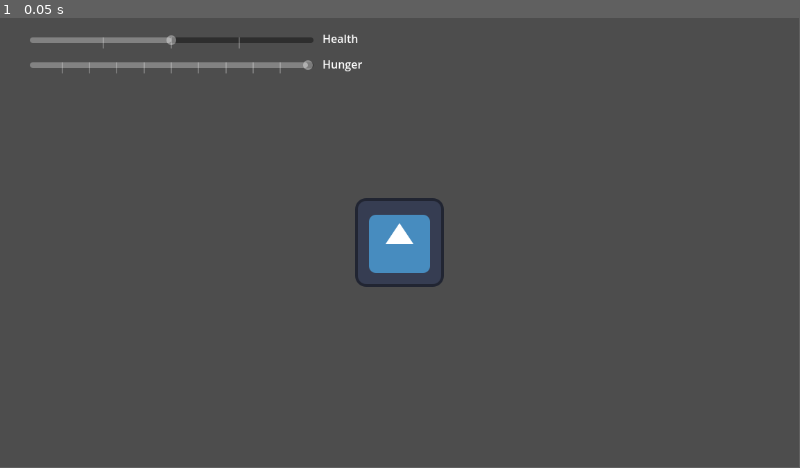
Above: before the commit, frame 1.
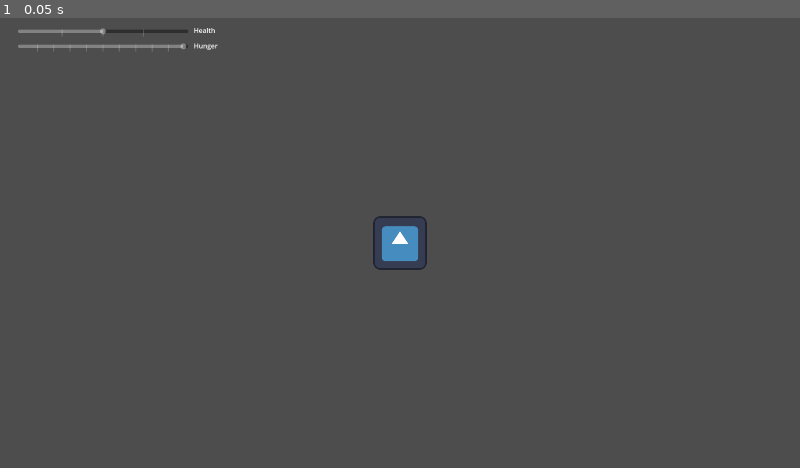
Above: after the commit, the same moment.

Repository: nialsiG/GMTK2024
Game: Godot game, scene res://scenes/world.tscn
Two runs of this game, one before a commit and one after it. Both use one fixed random seed, a clock stepped at 60 frames per second and the inputs below. The engine's default icon, where the game draws it, is replaced by a stand-in: a white triangle on a blue panel in a dark square.
Inputs:
- Up to frame 1 (0.05 s): no input
In our replay, the window is 799x449 before the commit and 800x450 after it. These sizes can differ from the game's own. Grey fills any space a smaller window leaves; there, only what the larger window draws over its background counts as a difference.

The runs differ from the first frame. In frame 1, 2.3% of the frame differs, in the area x 2-56%, y 2-60%.

Commit message:
hunger bar

Diff:
--- a/Gmtk 2024/project.godot
+++ b/Gmtk 2024/project.godot
@@ -15,6 +15,20 @@
 config/features=PackedStringArray("4.2", "GL Compatibility")
 config/icon="res://icon.svg"
 
+[display]
+
+window/size/viewport_width=1920
+window/size/viewport_height=1080
+window/stretch/mode="viewport"
+
+[input]
+
+miam={
+"deadzone": 0.5,
+"events": [Object(InputEventKey,"resource_local_to_scene":false,"resource_name":"","device":-1,"window_id":0,"alt_pressed":false,"shift_pressed":false,"ctrl_pressed":false,"meta_pressed":false,"pressed":false,"keycode":0,"physical_keycode":59,"key_label":0,"unicode":109,"echo":false,"script":null)
+]
+}
+
 [rendering]
 
 renderer/rendering_method="gl_compatibility"
--- a/Gmtk 2024/scenes/hungerbar.tscn
+++ b/Gmtk 2024/scenes/hungerbar.tscn
@@ -10,3 +10,4 @@
 scrollable = false
 tick_count = 11
 script = ExtResource("1_qx0kb")
+default_factor = 10
--- a/Gmtk 2024/scripts/hungerbar.gd
+++ b/Gmtk 2024/scripts/hungerbar.gd
@@ -1,11 +1,25 @@
 extends HSlider
 
+@export var default_factor = 1
 
-# Called when the node enters the scene tree for the first time.
+static var HUNGER_FACTOR
+static var current_hunger
+
 func _ready():
-	pass # Replace with function body.
+	if HUNGER_FACTOR == null:
+		HUNGER_FACTOR = default_factor
+	if current_hunger == null:
+		current_hunger = value
 
+func _process(delta):
+	current_hunger -= delta * HUNGER_FACTOR
+	value = current_hunger
+	# debug eat
+	if Input.is_action_just_pressed("miam"):
+		eat(20)
 
-# Called every frame. 'delta' is the elapsed time since the previous frame.
-func _process(delta):
-	pass
+func eat(amount):
+	current_hunger += amount
+	if current_hunger > max_value:
+		current_hunger = max_value
+	value = current_hunger
